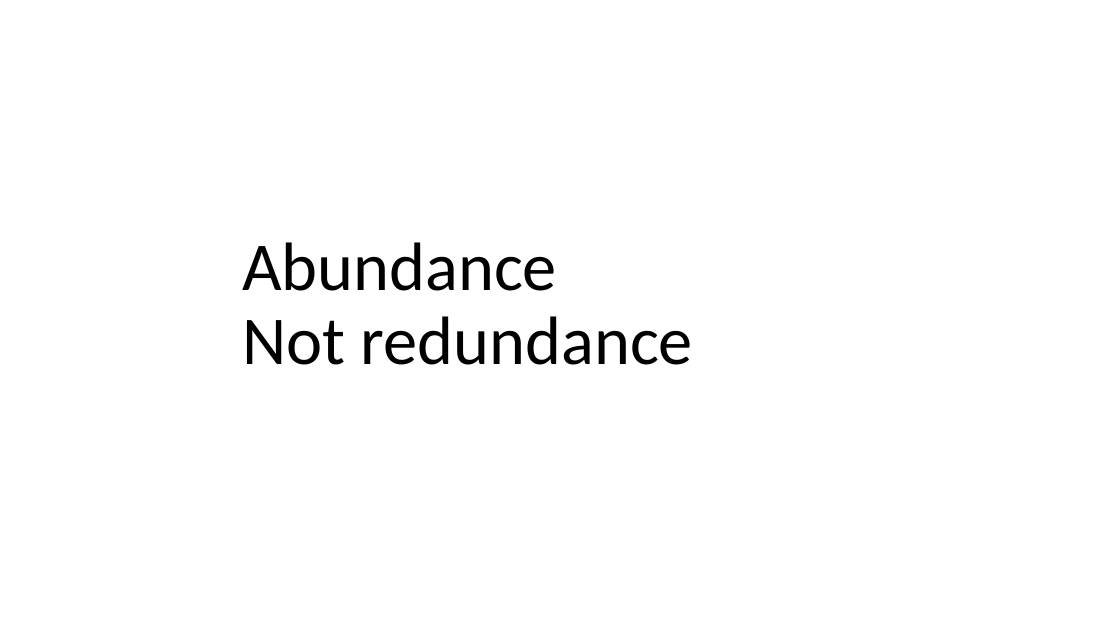
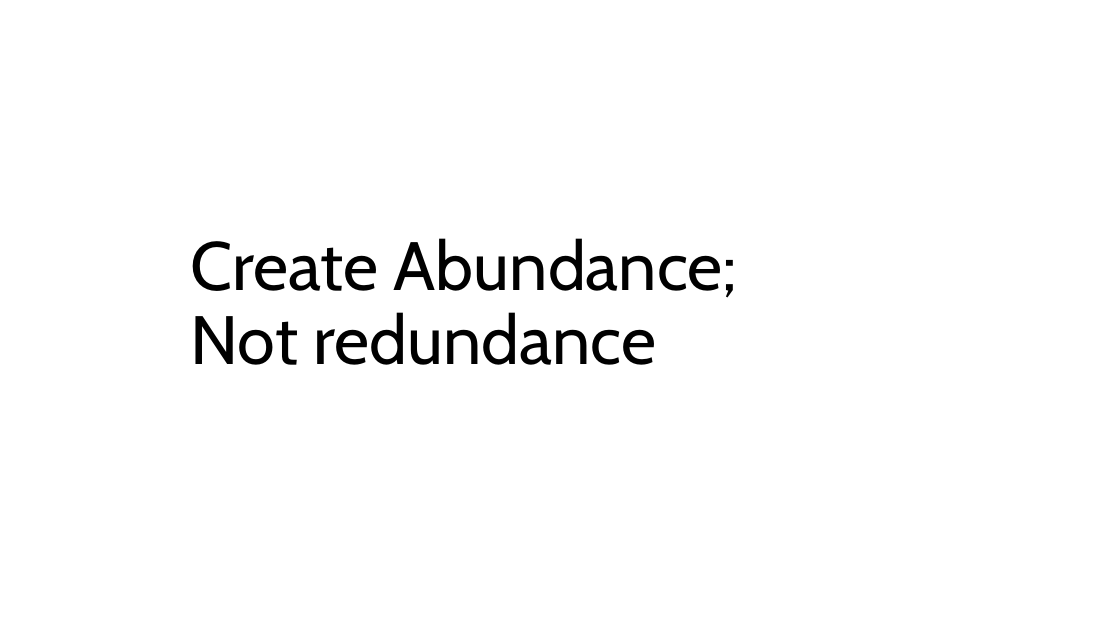
Before and after one commit to vaishnavitv/Assets-and-Publications, a slide deck: slide 21 of Speaking-Engagements/2024/Vancouver.dev/Presentation/ND-Product-Design.pptx (slide 20 before the commit). Drawn at 1120x630 pixels with LibreOffice and Linux fonts; fonts in the diff are those of the drawing. Boxes give left, top, right and bottom in pixels: in the first picture for what was removed or moved away, otherwise in the second. Text is boxed around its words. In the diff, an @@ line names an element or a change of style, - is before the commit and + after.

```diff
--- a/Speaking-Engagements/2024/Vancouver.dev/Presentation/ND-Product-Design.pptx
+++ b/Speaking-Engagements/2024/Vancouver.dev/Presentation/ND-Product-Design.pptx
@@ title at (191, 238, 738, 365): text changed; font Calibri to Cabin @@
-Abundance
-Not redundance
+Create Abundance;
+Not redundance
```
Also in this commit, not shown: 15 other slides changed, 7 slides added, 4 slides removed, 1 other file.
